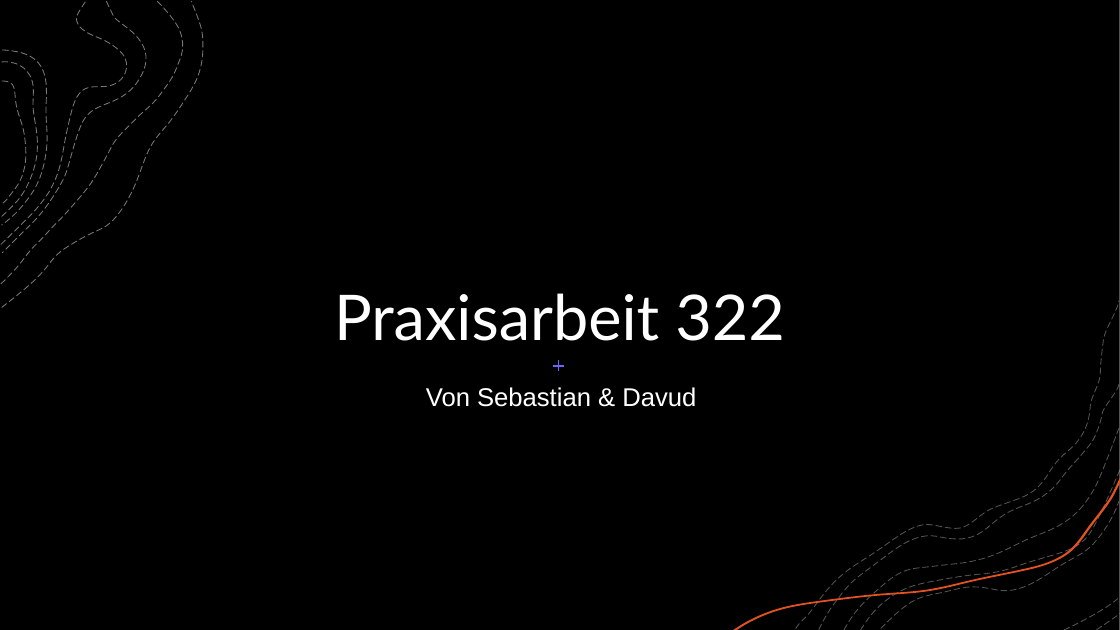
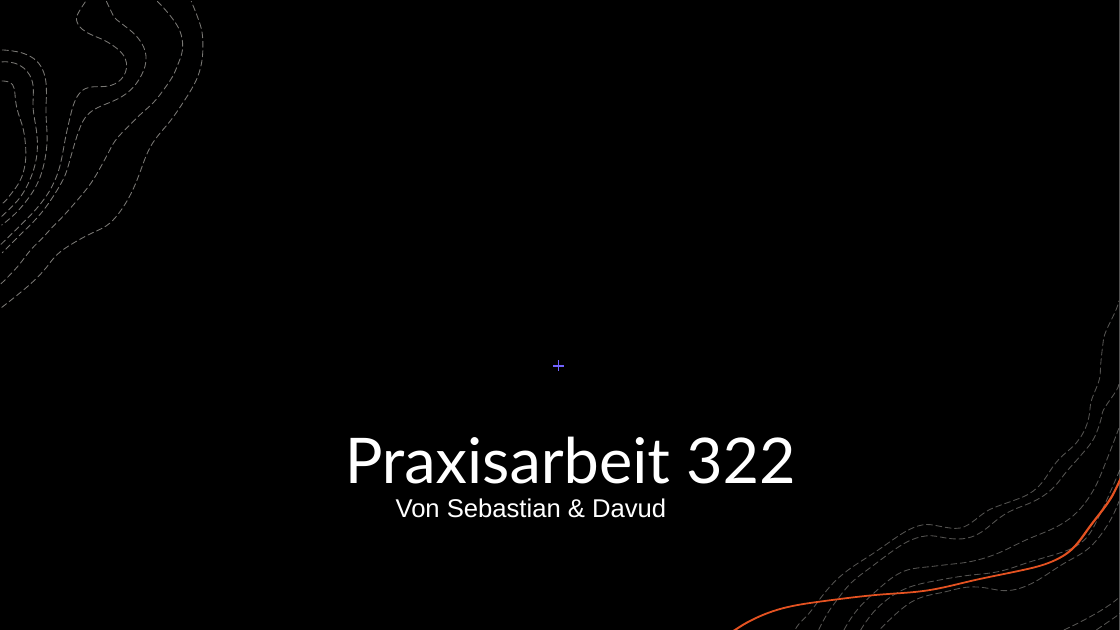
Before and after one commit to Davud-Ponjevic/Praxisarbeit322, a slide deck: slide 1 of Praxisarbeit 322.pptx. Drawn at 1120x630 pixels with LibreOffice and Linux fonts; fonts in the diff are those of the drawing; background and template pictures are left out; a plain dark background stands for a picture behind light text. Boxes give left, top, right and bottom in pixels: in the first picture for what was removed or moved away, otherwise in the second. Text is boxed around its words. In the diff, an @@ line names an element or a change of style, - is before the commit and + after.

Commit message:
Planung & PPT

```diff
--- a/Praxisarbeit 322.pptx
+++ b/Praxisarbeit 322.pptx
@@ title "Praxisarbeit 322": place and size @@
-title "Praxisarbeit 322" at bbox=[334, 293, 785, 341]
+title "Praxisarbeit 322" at bbox=[345, 436, 796, 484]
@@ subtitle "Von Sebastian & Davud": place and size @@
-subtitle "Von Sebastian & Davud" at bbox=[426, 387, 696, 407]
+subtitle "Von Sebastian & Davud" at bbox=[396, 498, 666, 518]
```
Also in this commit, not shown: 29 other files.
